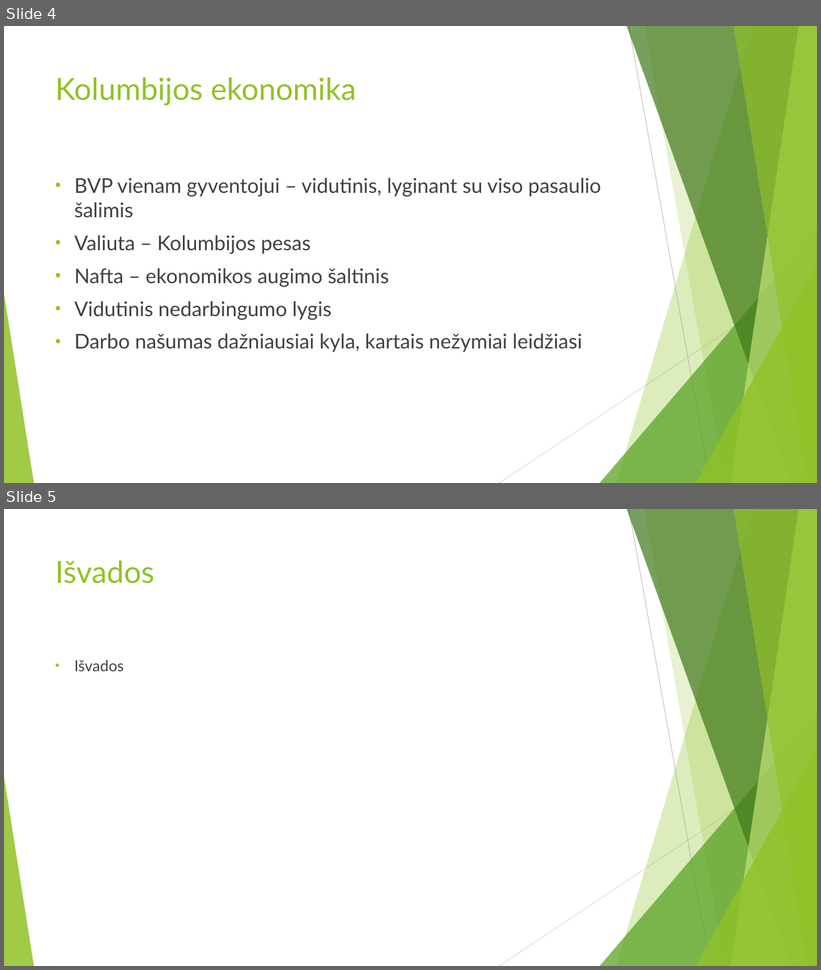
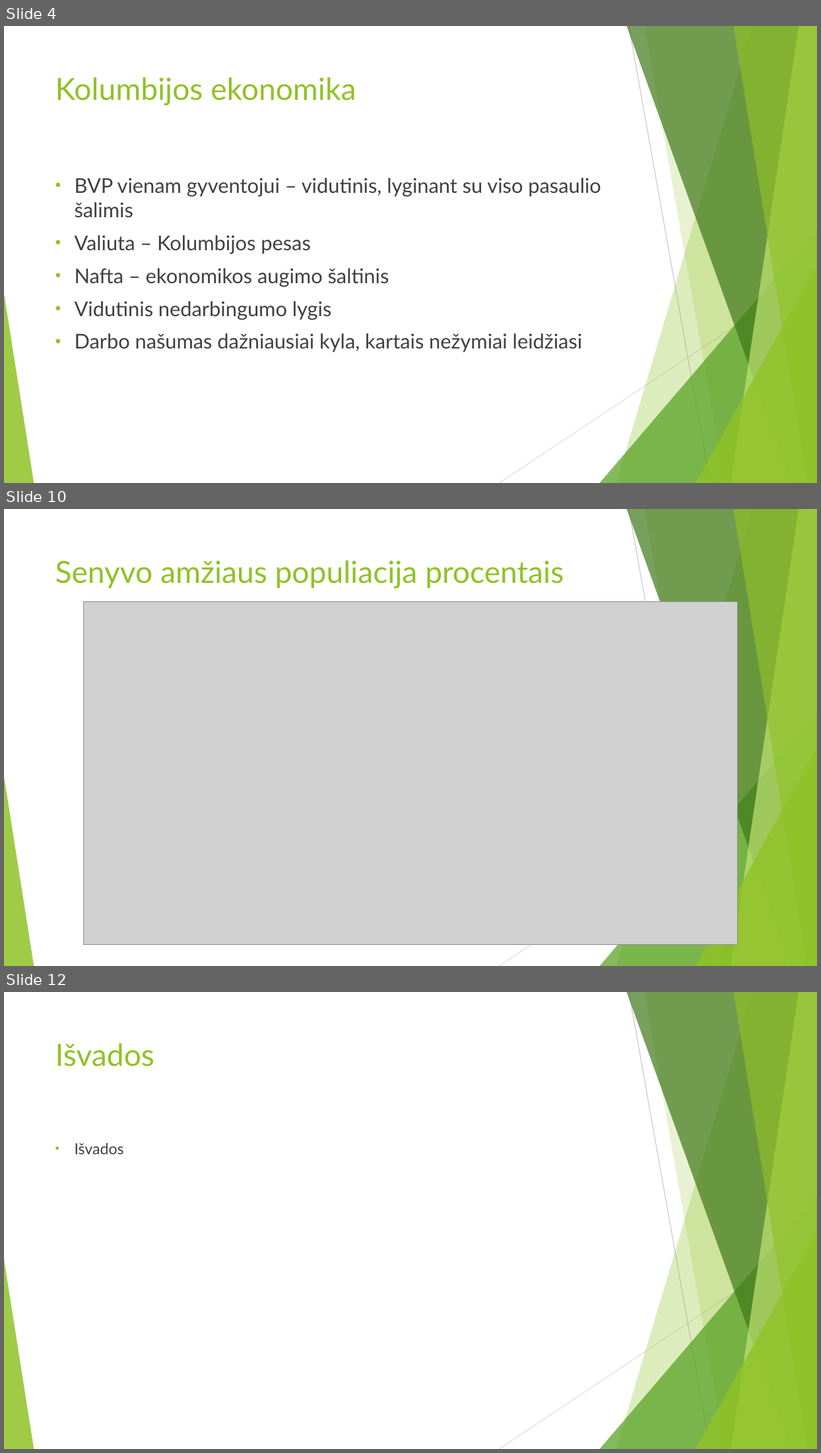
Before and after one commit to ZilvinasAbr/SocialinesRaidosProjektas, a slide deck: Pristatymas.pptx. Shown one above the other, each under a label of ours: slides 4 and 5 before the commit, slides 4, 10 and 12 after it; the slides between them are not shown. The pictures are 821x970 and 821x1453 pixels, drawn with LibreOffice and Linux fonts; fonts in the diff are those of the drawing; grey boxes stand for pictures. Boxes give left, top, right and bottom in pixels: in the first picture for what was removed or moved away, otherwise in the second. Text is boxed around its words. In the diff, an @@ line names an element or a change of style, - is before the commit and + after.

```diff
--- a/Pristatymas.pptx
+++ b/Pristatymas.pptx
@@ slide 10 added at [4,509,817,966], background #FFFFFF; not listed: 10 template elements that a slide beside it also shows @@
@@ title added at [55,560,564,589], 36 pt, text #90C226 @@
+Senyvo amžiaus populiacija procentais
@@ picture added at [84,601,738,945] @@
@@ what was slide 5 is now slide 12 @@
```
Also in this commit, not shown: 6 other slides added.
